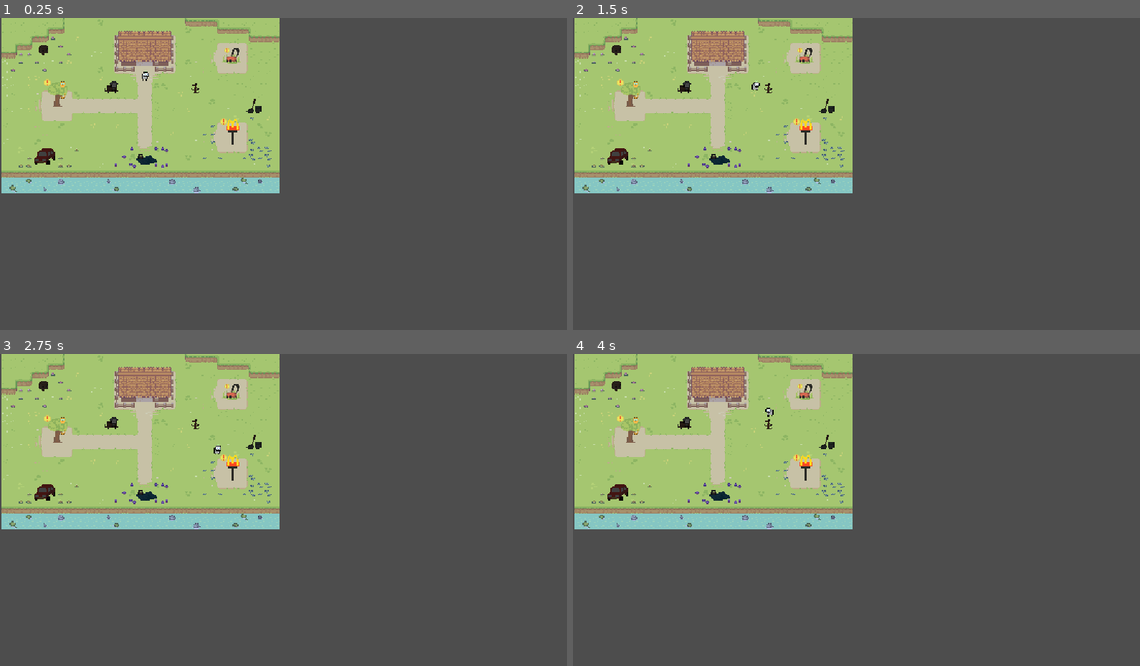
Above: before the commit, frames 1-4 (two rows, left to right).
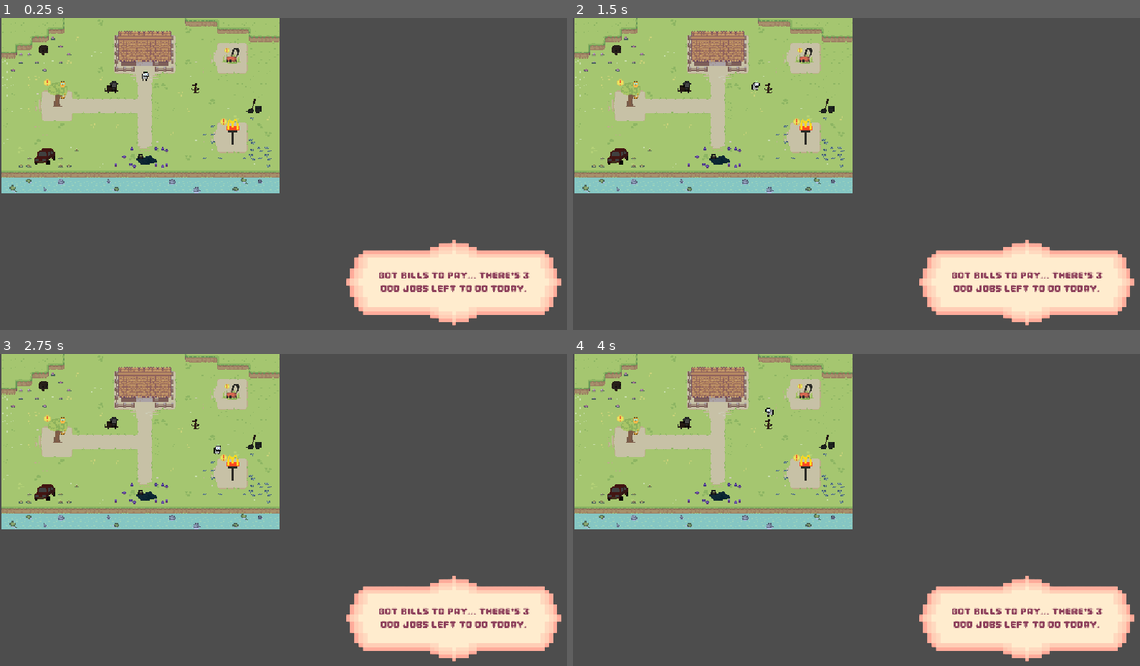
Above: after the commit, the same moments.

Repository: Ewie28/DDR
Game: Godot game, scene res://scenes/outside.tscn
Same seed, same stepped clock (60 frames per second), same inputs: the game is played once before the commit and once after it. The project has no main scene, so this scene is started directly. Sound files missing from this copy of the repository are replaced by a short silence.
Inputs:
- Up to frame 1 (0.25 s): no input
- Up to frame 2 (1.5 s): tap Enter at 0.5 s; hold Right (button_RIGHT) 0.53-1.28 s; tap Space at 1.25 s; hold Down (button_DOWN) from 1.28 s (still down)
- Up to frame 3 (2.75 s): release Down (button_DOWN) at 2.03 s; hold Right (button_RIGHT) from 2.03 s (still down)
- Up to frame 4 (4 s): tap Enter at 2.75 s; release Right (button_RIGHT) at 2.78 s; hold Up (button_UP) 2.78-3.53 s; hold Left (button_LEFT) from 3.53 s (still down)

The runs differ from the first frame. In frame 1, 7.7% of the frame differs, in the area x 61-99%, y 71-99%; in frame 2, 7.7%; in frame 3, 7.7%; in frame 4, 7.7%.

Commit message:
Popup when exiting bedroom

Diff:
--- a/ddr/scenes/Levels/rhythm_ui.gd
+++ b/ddr/scenes/Levels/rhythm_ui.gd
@@ -1,7 +1,7 @@
 extends Control
 
 var score: int = 0
-var pass_threshold: int = 10000
+var pass_threshold: int = 17000
 
 # Called when node enters scene tree for first time
 func _ready():
--- a/ddr/scenes/bedroom.gd
+++ b/ddr/scenes/bedroom.gd
@@ -1,7 +1,7 @@
 extends Control
 
 @onready var background_panel = $Panel
-@onready var start_button = $Button  # Adjust this if your button has a different path
+@onready var start_button = $Button
 
 func _ready():
 	# Update the background based on current failure count
--- /dev/null
+++ b/ddr/scenes/hintbox.gd
@@ -0,0 +1,21 @@
+extends Control
+@onready var hint_box = $CanvasLayer/Textbox
+@onready var hint_text = $CanvasLayer/Textbox/RichTextLabel
+
+func _ready():
+	hint_text.text = "test tes tes te s test "
+
+func show_hint(text_message: String) -> void:
+	# Set the text
+	hint_text.text = text_message
+
+	# Make the hint box visible
+	hint_box.visible = true
+
+	# Create a timer to hide the hint box
+	var timer = get_tree().create_timer(5.0)
+	timer.timeout.connect(destroy_hint)
+
+func destroy_hint() -> void:
+	# Destroy the hint box instance
+	queue_free()
--- /dev/null
+++ b/ddr/scenes/hintbox.tscn
@@ -0,0 +1,30 @@
+[gd_scene load_steps=4 format=3 uid="uid://dy2te7k4fd14h"]
+
+[ext_resource type="Script" uid="uid://xsl10em5wogx" path="res://scenes/hintbox.gd" id="1_l3nxq"]
+[ext_resource type="Texture2D" uid="uid://dpii333pdjbl0" path="res://assets/rhythm/textbox.png" id="1_qcf2l"]
+[ext_resource type="FontFile" uid="uid://ixnekxu1e453" path="res://assets/rhythm/PixelGame-R9AZe.otf" id="3_tlwqe"]
+
+[node name="Hintbox" type="Control"]
+z_index = 10
+layout_mode = 3
+anchors_preset = 0
+script = ExtResource("1_l3nxq")
+
+[node name="CanvasLayer" type="CanvasLayer" parent="."]
+
+[node name="Textbox" type="Sprite2D" parent="CanvasLayer"]
+position = Vector2(916, 536)
+scale = Vector2(0.5, 0.423077)
+texture = ExtResource("1_qcf2l")
+
+[node name="RichTextLabel" type="RichTextLabel" parent="CanvasLayer/Textbox"]
+offset_left = -350.0
+offset_top = -111.091
+offset_right = 330.0
+offset_bottom = 92.9091
+theme_override_colors/default_color = Color(0.552941, 0.25098, 0.356863, 1)
+theme_override_fonts/normal_font = ExtResource("3_tlwqe")
+theme_override_font_sizes/normal_font_size = 60
+text = "tes tes te s t setestsetste"
+horizontal_alignment = 1
+vertical_alignment = 1
--- a/ddr/scripts/outside.gd
+++ b/ddr/scripts/outside.gd
@@ -1,9 +1,18 @@
 extends Node2D
+# Preload the UI scene
+var HintUI = preload("res://scenes/hintbox.tscn")
+var hint_ui_instance = null
 
 func _ready():
 	Signals.DayAdvanced.connect(update_interactable_nodes)  # Connect signal ONCE
 	update_interactable_nodes()  # Update interactable nodes when the scene loads
 	MusicManager.play_outside_music()
+
+	# Create and add the hint UI instance
+	hint_ui_instance = HintUI.instantiate()
+	add_child(hint_ui_instance)
+
+	show_hint("Got bills to pay... there's " + str(3 - Signals.missions_attempted) + " odd jobs left to do today.")
 
 func update_interactable_nodes():
 	for node in get_tree().get_nodes_in_group("interactables"):
@@ -27,3 +36,9 @@
 			elif Signals.desired_scene == "rhythm":
 				Signals.finish_change_scene()
 				#no scene change bc we did it a different way
+
+# Function to show a hint from the outside scene
+func show_hint(text_message: String) -> void:
+	if hint_ui_instance:
+		hint_ui_instance.show_hint(text_message)
+		print("HINT shown")
Not shown, added: ddr/scenes/hintbox.gd.uid
Not shown: 1 places in ddr/scenes/outside.tscn that only renumber resources
